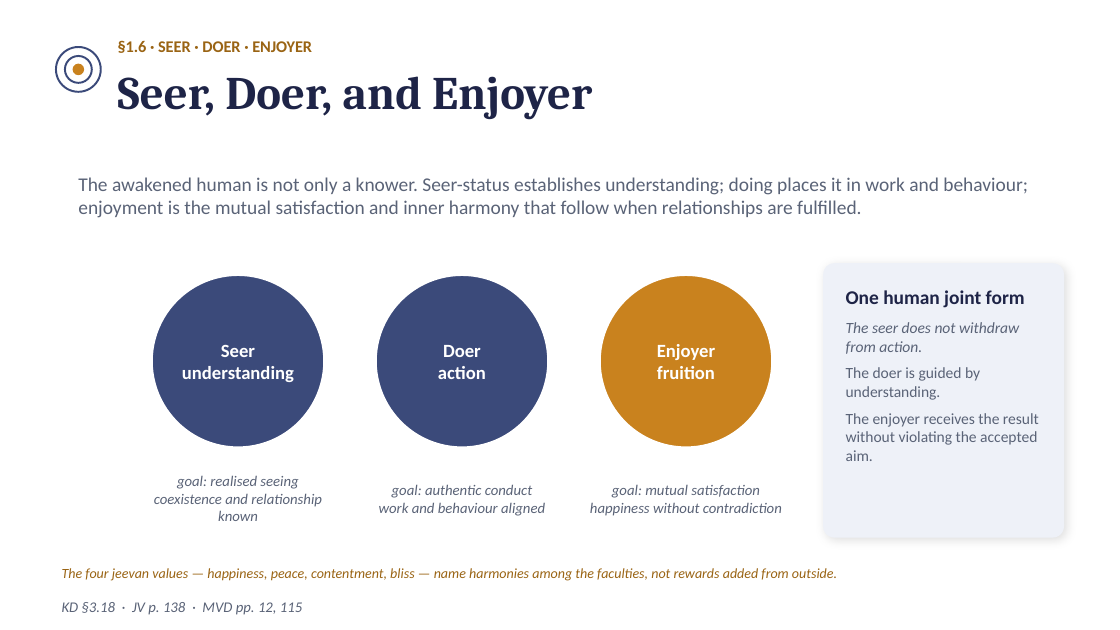
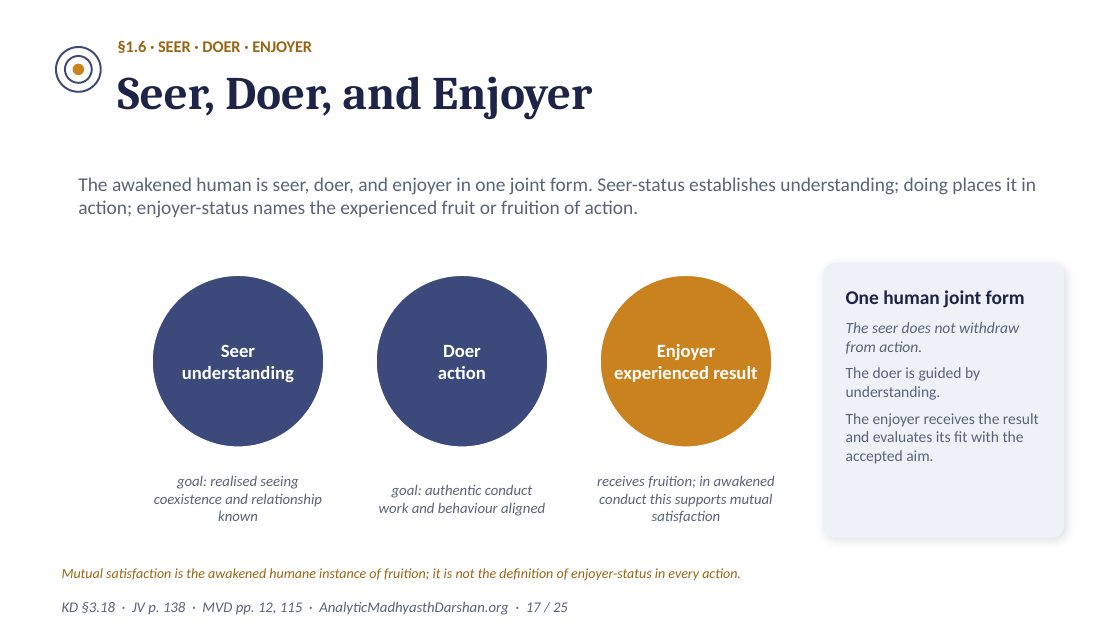
Before and after one commit to raghavamohan/AnalyticMadhyasthDarshan, a slide deck: slide 17 of Studies/Knowledge-Knower-And-Known/The-Epistemology-of-Coexistence-Madhyasth-Darshan.pptx (slide 15 before the commit). Drawn at 1120x630 pixels with LibreOffice and Linux fonts; fonts in the diff are those of the drawing. Boxes give left, top, right and bottom in pixels: in the first picture for what was removed or moved away, otherwise in the second. Text is boxed around its words. In the diff, an @@ line names an element or a change of style, - is before the commit and + after.

```diff
--- a/Studies/Knowledge-Knower-And-Known/The-Epistemology-of-Coexistence-Madhyasth-Darshan.pptx
+++ b/Studies/Knowledge-Knower-And-Known/The-Epistemology-of-Coexistence-Madhyasth-Darshan.pptx
@@ text at <box>78,177,1036,218</box>: text changed @@
-The awakened human is not only a knower. Seer-status establishes understanding; doing places it in work and behaviour; enjoyment is the mutual satisfaction and inner harmony that follow when relationships are fulfilled.
+The awakened human is seer, doer, and enjoyer in one joint form. Seer-status establishes understanding; doing places it in action; enjoyer-status names the experienced fruit or fruition of action.
@@ text at <box>614,366,757,382</box>: text changed @@
-fruition
+experienced result
@@ text at <box>846,413,1039,464</box>: text changed @@
-The enjoyer receives the result without violating the accepted aim.
+The enjoyer receives the result and evaluates its fit with the accepted aim.
@@ text at <box>597,475,775,523</box>: text changed @@
-goal: mutual satisfaction
-happiness without contradiction
+receives fruition; in awakened conduct this supports mutual satisfaction
@@ text at <box>62,568,741,581</box>: text changed @@
-The four jeevan values — happiness, peace, contentment, bliss — name harmonies among the faculties, not rewards added from outside.
+Mutual satisfaction is the awakened humane instance of fruition; it is not the definition of enjoyer-status in every action.
@@ text at <box>62,601,568,615</box>: text changed @@
-KD §3.18 · JV p. 138 · MVD pp. 12, 115
+KD §3.18 · JV p. 138 · MVD pp. 12, 115 · AnalyticMadhyasthDarshan.org · 17 / 25
```
Also in this commit, not shown: 22 other slides changed, 2 slides added, 1 other file.
